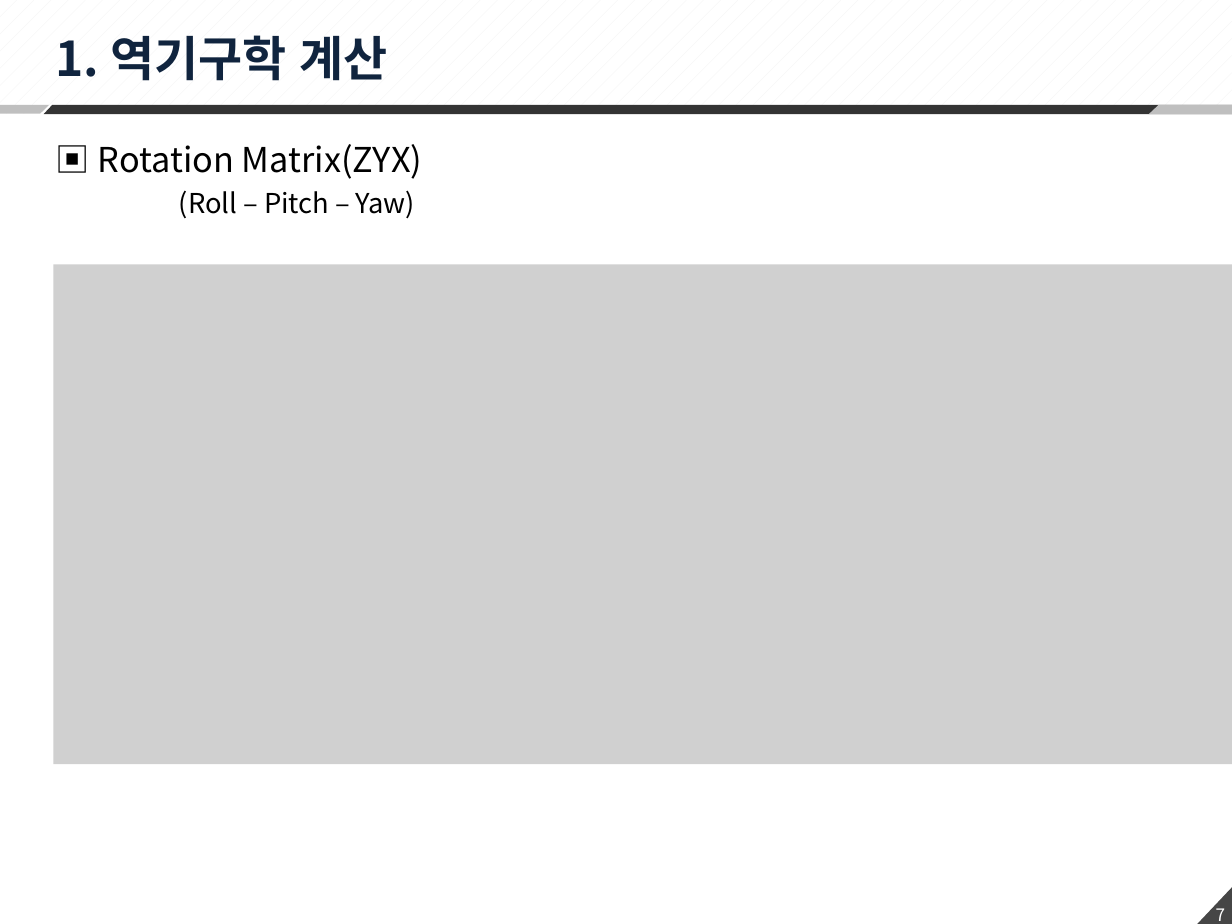
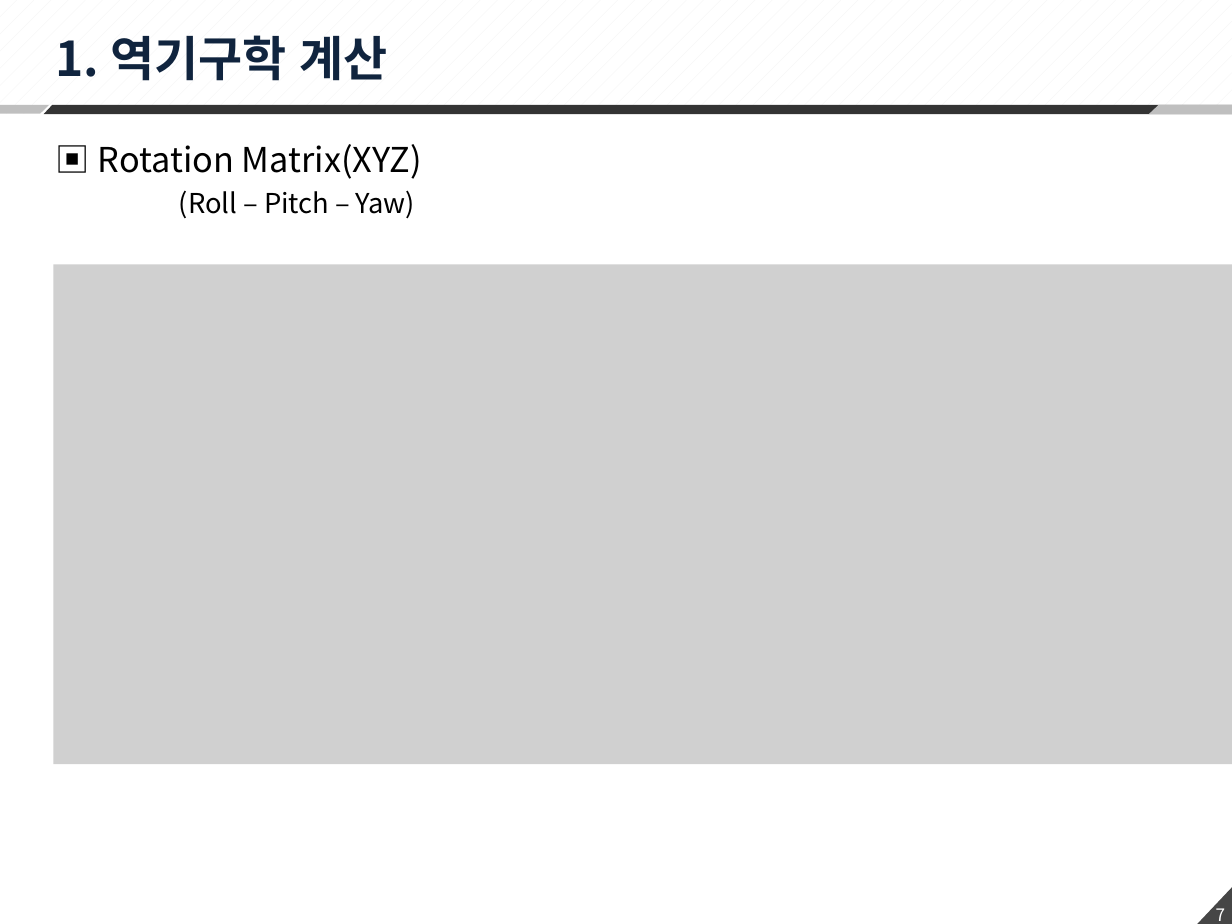
Before and after one commit to changhee-Jung/Hexapod, a slide deck: slide 7 of 02 Scheduler/200406_Hexapod 수식정리.pptx. Drawn at 1232x924 pixels with LibreOffice and Linux fonts; fonts in the diff are those of the drawing; grey boxes stand for pictures. Boxes give left, top, right and bottom in pixels: in the first picture for what was removed or moved away, otherwise in the second. Text is boxed around its words. In the diff, an @@ line names an element or a change of style, - is before the commit and + after.

```diff
--- a/02 Scheduler/200406_Hexapod 수식정리.pptx
+++ b/02 Scheduler/200406_Hexapod 수식정리.pptx
@@ text at box(98, 144, 422, 179): text changed @@
-▣ Rotation Matrix(ZYX)
+▣ Rotation Matrix(XYZ)
```
Also in this commit, not shown: 5 other slides changed, 2 slides added, 3 other files.
